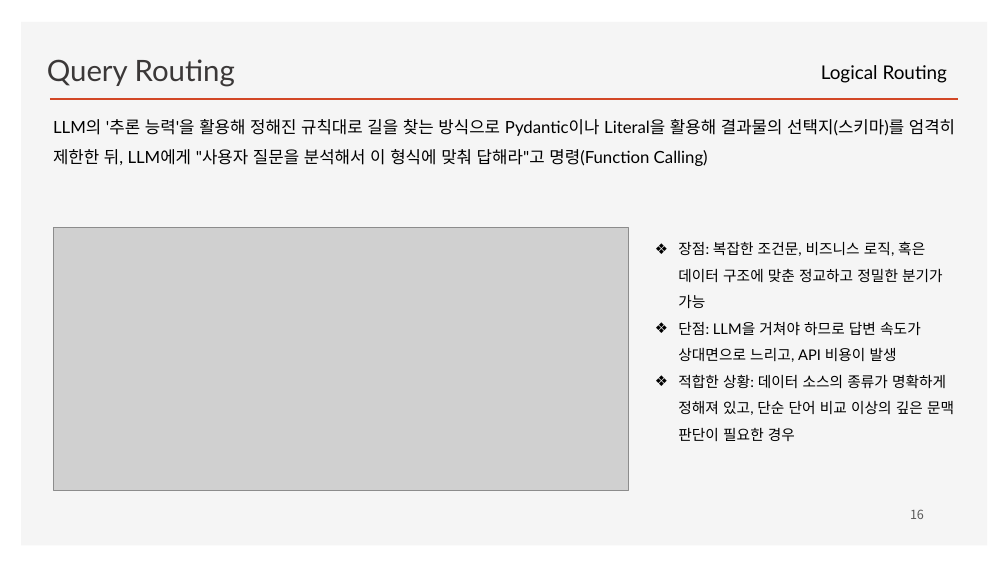
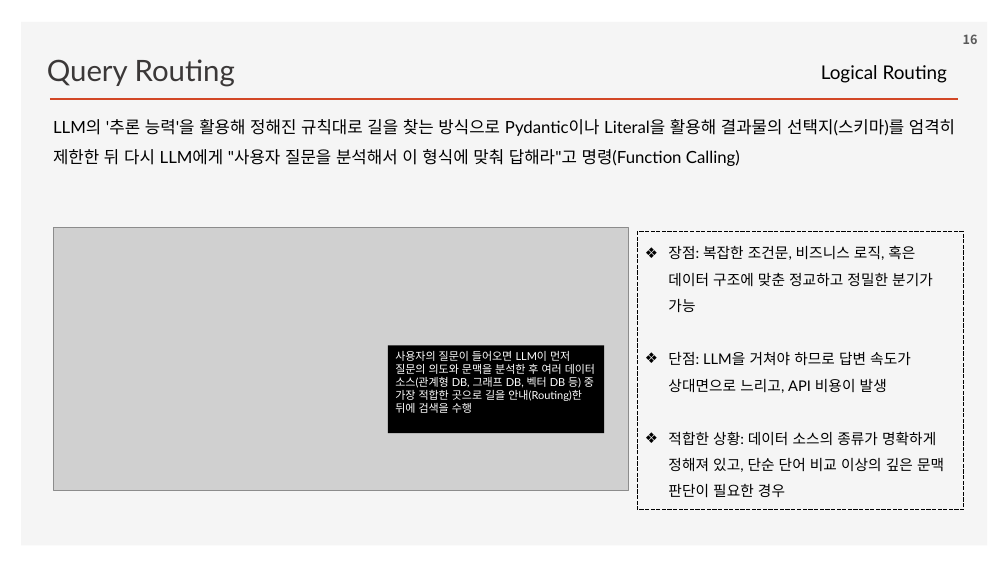
Before and after one commit to ancestor9/2026_Fall_Learning-Langchain-AI-Agent, a slide deck: slide 16 of ppts/CHAPTER 3 RAG Part II_Chatting with Your Data.pptx. Drawn at 1008x567 pixels with LibreOffice and Linux fonts; fonts in the diff are those of the drawing; grey boxes stand for pictures; background and template pictures are left out. Boxes give left, top, right and bottom in pixels: in the first picture for what was removed or moved away, otherwise in the second. Text is boxed around its words. In the diff, an @@ line names an element or a change of style, - is before the commit and + after.

```diff
--- a/ppts/CHAPTER 3 RAG Part II_Chatting with Your Data.pptx
+++ b/ppts/CHAPTER 3 RAG Part II_Chatting with Your Data.pptx
@@ page number: place and size @@
-page number at (910, 509, 924, 519)
+page number at (963, 34, 978, 44)
@@ page number at (963, 34, 978, 44): bold on @@
@@ text at (53, 119, 955, 166): text changed @@
-LLM의 '추론 능력'을 활용해 정해진 규칙대로 길을 찾는 방식으로 Pydantic이나 Literal을 활용해 결과물의 선택지(스키마)를 엄격히 제한한 뒤, LLM에게 "사용자 질문을 분석해서 이 형식에 맞춰 답해라"고 명령(Function Calling)
+LLM의 '추론 능력'을 활용해 정해진 규칙대로 길을 찾는 방식으로 Pydantic이나 Literal을 활용해 결과물의 선택지(스키마)를 엄격히 제한한 뒤 다시 LLM에게 "사용자 질문을 분석해서 이 형식에 맞춰 답해라"고 명령(Function Calling)
@@ rectangle "장점: 복잡한 조건문, 비즈니스 로직, ...": place and size @@
-rectangle "장점: 복잡한 조건문, 비즈니스 로직, ..." at (678, 241, 954, 441)
+rectangle "장점: 복잡한 조건문, 비즈니스 로직, ..." at (637, 231, 963, 510)
@@ rectangle "장점: 복잡한 조건문, 비즈니스 로직, ..." at (637, 231, 963, 510): outline none to #000000 0.75 pt dashed @@
@@ rectangle added at (388, 346, 604, 433), fill #000000, 10.5 pt, text #FFFFFF @@
+사용자의 질문이 들어오면 LLM이 먼저 질문의 의도와 문맥을 분석한 후 여러 데이터 소스(관계형 DB, 그래프 DB, 벡터 DB 등) 중 가장 적합한 곳으로 길을 안내(Routing)한 뒤에 검색을 수행
```
Also in this commit, not shown: 18 other slides changed.
